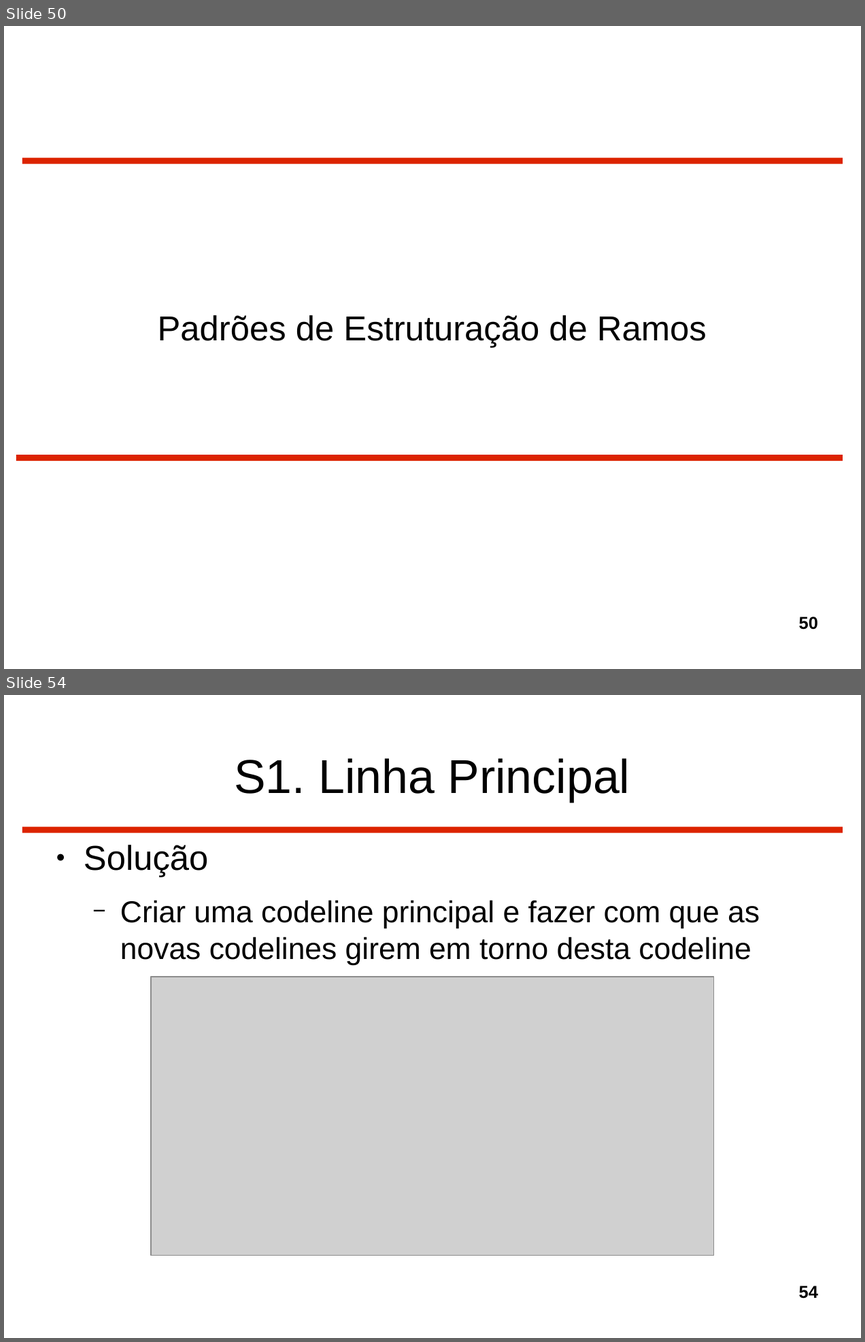
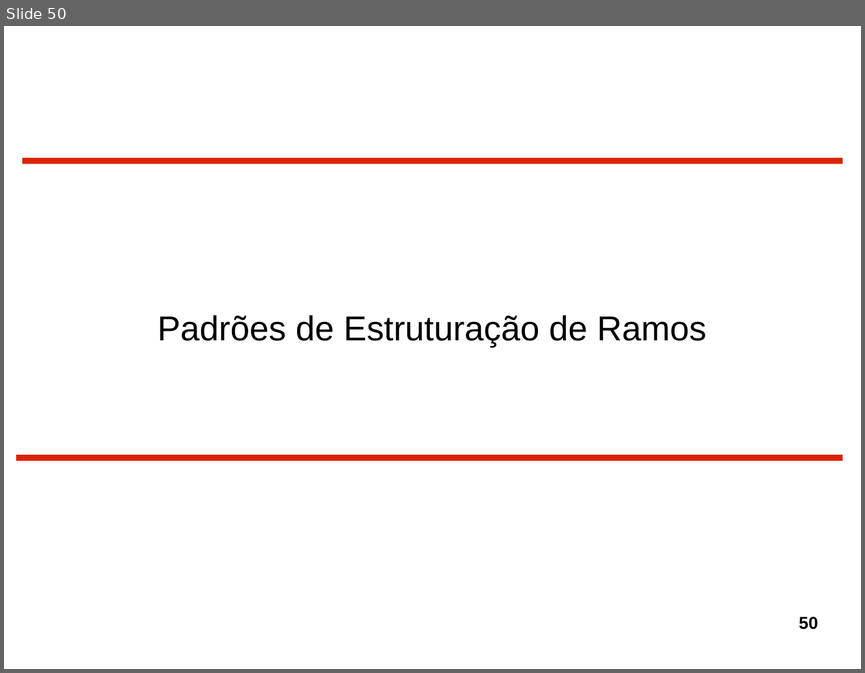
Before and after one commit to gtessa/gc20131_leitura_5, a slide deck: Completo.odp. Shown one above the other, each under a label of ours: slides 50 and 54 before the commit, slide 50 after it; the slides between them are not shown. The pictures are 865x1342 and 865x673 pixels, drawn with LibreOffice and Linux fonts; fonts in the diff are those of the drawing; grey boxes stand for pictures. Boxes give left, top, right and bottom in pixels: in the first picture for what was removed or moved away, otherwise in the second. Text is boxed around its words. In the diff, an @@ line names an element or a change of style, - is before the commit and + after.

Commit message:
mais mudanças de formatação. exclusão do slide 54 por ser igual ao 53.

```diff
--- a/Completo.odp
+++ b/Completo.odp
@@ slide 54 removed at [4,695,861,1338], background #FFFFFF; not listed: 1 template element that a slide beside it also shows @@
@@ title removed at [234,758,630,802] @@
-S1. Linha Principal
@@ text removed at [84,845,759,965] @@
-● Solução
-  − Criar uma codeline principal e fazer com que as novas codelines girem em torno desta codeline
@@ picture removed at [151,977,714,1255] @@
@@ page number removed at [799,1285,818,1298] @@
-54
```
Also in this commit, not shown: 73 slides changed.
